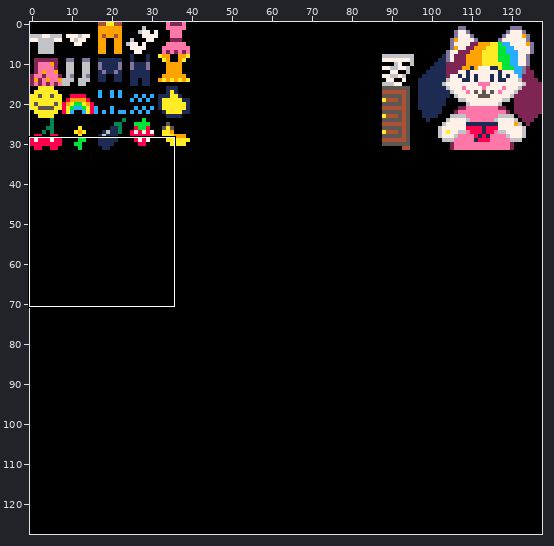
A sprite sheet gets an edit: snuggles_sprites.png. The picture above shows the old version from afar; the outline marks the close-up.
Close-up. Before:
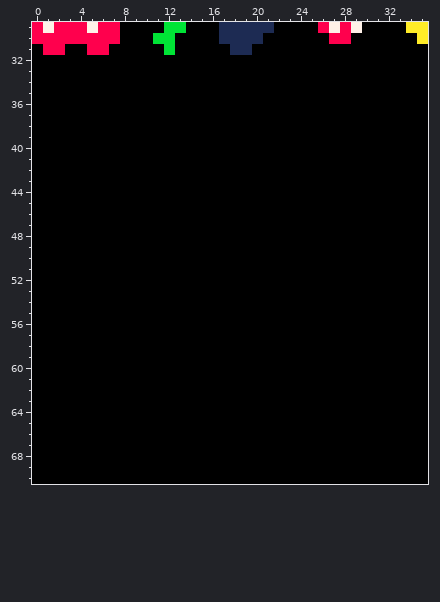
The file is 128x128 pixels. Shown: x 0..35, y 29..70.
And afterwards:
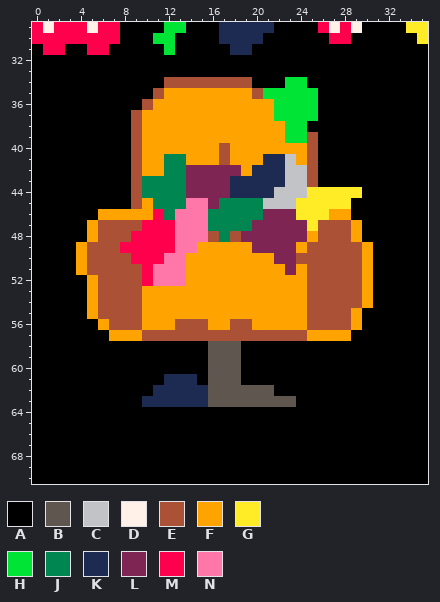
Palette (. is transparent): A #000000  B #5f574f  C #c2c3c7  D #fff1e8  E #ab5236  F #ffa300  G #ffec27  H #00e436  J #008751  K #1d2b53  L #7e2553  M #ff004d  N #ff77a8
The edit:
y 34: x 12..19 AAAAAAAA -> EEEEEEEE; x 23..24 AA -> HH
y 35: x 11..25 AAAAAAAAAAAAAAA -> EFFFFFFFFEHHHHH
y 36: x 10..25 AAAAAAAAAAAAAAAA -> EFFFFFFFFFFFHHHH
y 37: x 9..25 AAAAAAAAAAAAAAAAA -> EFFFFFFFFFFFFHHHH
y 38: x 9..24 AAAAAAAAAAAAAAAA -> EFFFFFFFFFFFFFHH
y 39: x 9..25 AAAAAAAAAAAAAAAAA -> EFFFFFFFFFFFFFHHE
y 40: x 9..25 AAAAAAAAAAAAAAAAA -> EFFFFFFFEFFFFFFFE
y 41: x 9..25 AAAAAAAAAAAAAAAAA -> EFFJJFFFEFFFKKCFE
y 42: x 9..25 AAAAAAAAAAAAAAAAA -> EFFJJLLLLLFKKKCCE
y 43: x 9..25 AAAAAAAAAAAAAAAAA -> EJJJJLLLLKKKKKCCE
y 44: x 9..29 AAAAAAAAAAAAAAAAAAAAA -> EJJJJLLLLKKKKCCCGGGGG
y 45: x 9..28 AAAAAAAAAAAAAAAAAAAA -> EFJJJNNLJJJJCCCGGGGG
y 46: x 6..28 AAAAAAAAAAAAAAAAAAAAAAA -> FFFFFMJNNNJJJJJLLLGGGFF
y 47: x 5..29 AAAAAAAAAAAAAAAAAAAAAAAAA -> FEEEEMMMNNNJJJJLLLLLGEEEF
y 48: x 5..29 AAAAAAAAAAAAAAAAAAAAAAAAA -> FEEEMMMMNNNEJELLLLLLFEEEF
y 49: x 4..30 AAAAAAAAAAAAAAAAAAAAAAAAAAA -> FEEEMMMMMNNFFFFFLLLLFEEEEEF
y 50: x 4..30 AAAAAAAAAAAAAAAAAAAAAAAAAAA -> FEEEEMMMNNFFFFFFFFLLEEEEEEF
y 51: x 4..30 AAAAAAAAAAAAAAAAAAAAAAAAAAA -> FEEEEEMNNNFFFFFFFFFLFEEEEEF
y 52: x 5..30 AAAAAAAAAAAAAAAAAAAAAAAAAA -> FEEEEMNNNFFFFFFFFFFFEEEEEF
y 53..54: x 5..30 AAAAAAAAAAAAAAAAAAAAAAAAAA -> FEEEEFFFFFFFFFFFFFFFEEEEEF
y 55: x 5..29 AAAAAAAAAAAAAAAAAAAAAAAAA -> FEEEEFFFFFFFFFFFFFFFEEEEF
y 56: x 6..29 AAAAAAAAAAAAAAAAAAAAAAAA -> FEEEFFFEEEFFEEFFFFFEEEEF
y 57: x 7..28 AAAAAAAAAAAAAAAAAAAAAA -> FFFEEEEEEEEEEEEEEEFFFF
y 58..60: x 16..18 AAA -> BBB
y 61: x 12..14 AAA -> KKK; x 16..18 AAA -> BBB
y 62: x 11..21 AAAAAAAAAAA -> KKKKKBBBBBB
y 63: x 10..23 AAAAAAAAAAAAAA -> KKKKKKBBBBBBBB
